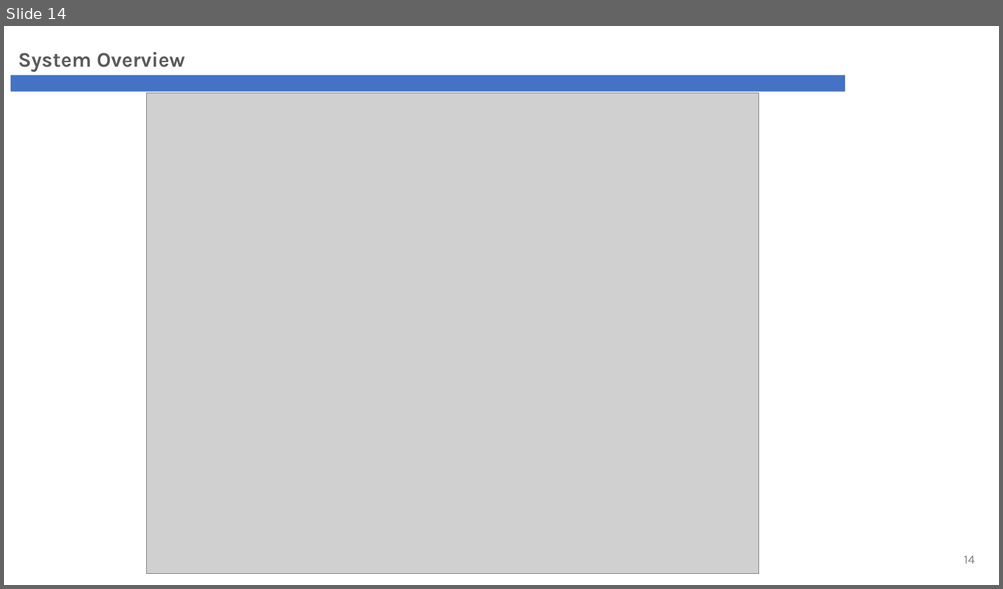
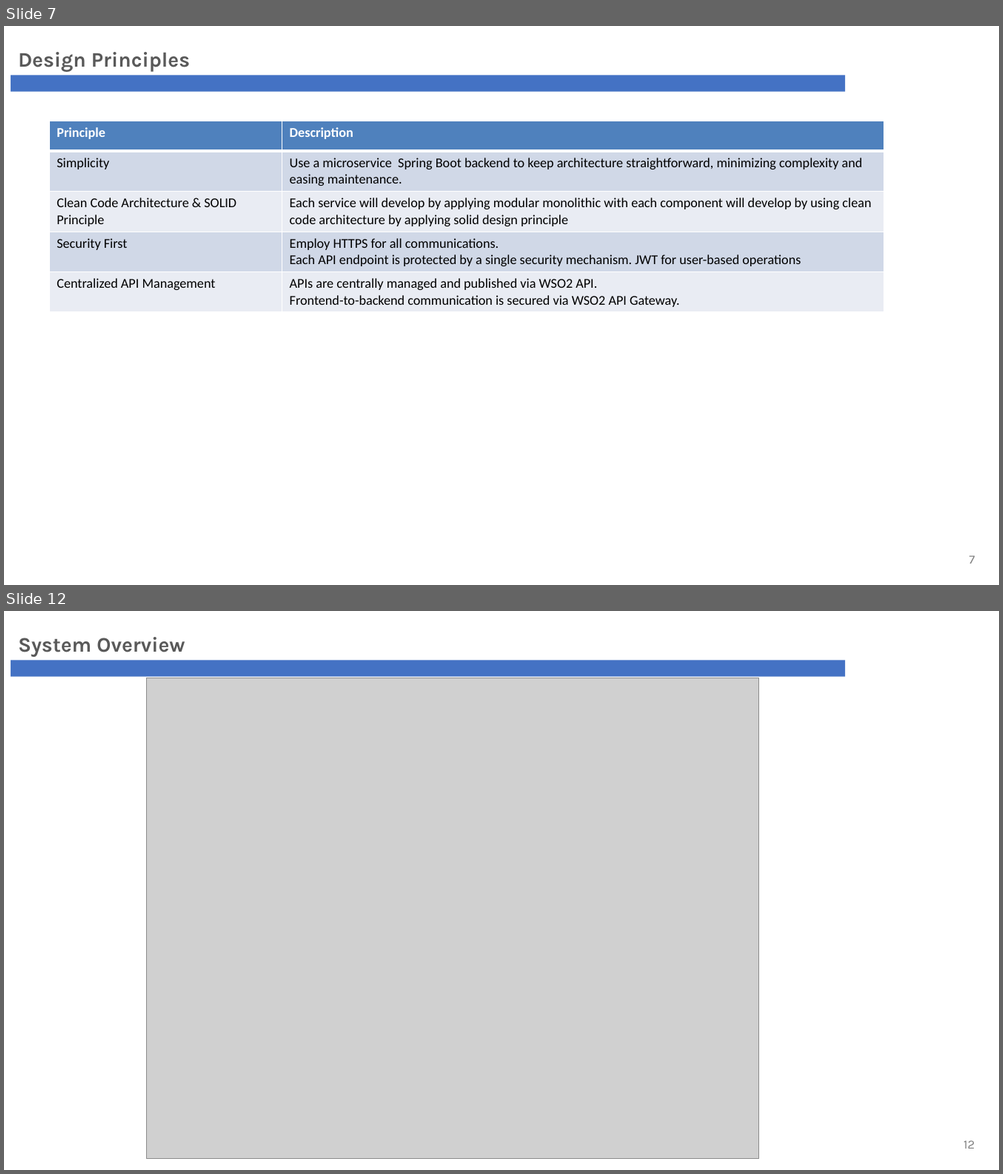
Before and after one commit to phyothuhan26/MySolutions, a slide deck: GandG_YPS/Presentation/G&G_Revamp_ARB.pptx. Shown one above the other, each under a label of ours: slide 14 before the commit, slides 7 and 12 after it; the slides between them are not shown. The pictures are 1003x589 and 1003x1174 pixels, drawn with LibreOffice and Linux fonts; fonts in the diff are those of the drawing; grey boxes stand for pictures; background and template pictures are left out. Boxes give left, top, right and bottom in pixels: in the first picture for what was removed or moved away, otherwise in the second. Text is boxed around its words. In the diff, an @@ line names an element or a change of style, - is before the commit and + after.

```diff
--- a/GandG_YPS/Presentation/G&G_Revamp_ARB.pptx
+++ b/GandG_YPS/Presentation/G&G_Revamp_ARB.pptx
@@ slide 7 added at (4,26,999,585), background #FFFFFF; not listed: 1 template element that a slide beside it also shows @@
@@ text added at (18,52,190,72), 20 pt, text #595959, bold @@
+Design Principles
@@ table added at (50,121,885,310), 5 rows, 2 columns @@
+Principle | Description
+Simplicity | Use a microservice Spring Boot backend to keep architecture straightforward, minimizing complexity and easing maintenance.
+Clean Code Architecture & SOLID Principle | Each service will develop by applying modular monolithic with each component will develop by using clean code architecture by applying solid design principle
+Security First | Employ HTTPS for all communications. / Each API endpoint is protected by a single security mechanism. JWT for user-based operations
+Centralized API Management | APIs are centrally managed and published via WSO2 API. / Frontend-to-backend communication is secured via WSO2 API Gateway.
@@ page number added at (969,556,975,564), 12 pt, text #808080 @@
+7
@@ what was slide 14 is now slide 12 @@
@@ page number at (963,1141,974,1149): text changed @@
-14
+12
```
Also in this commit, not shown: 18 slides changed, 14 other slides added, 6 slides removed, 11 other files.
